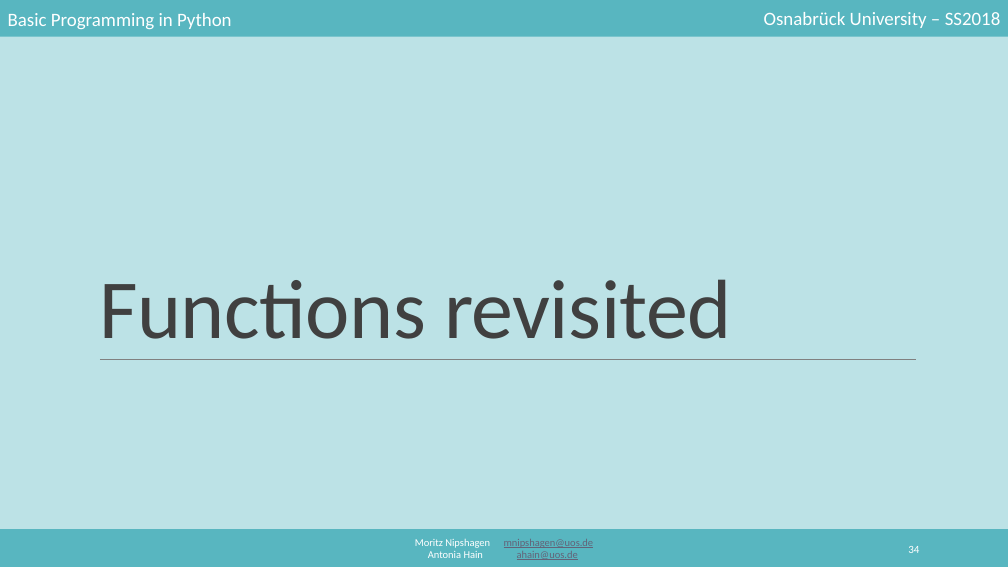
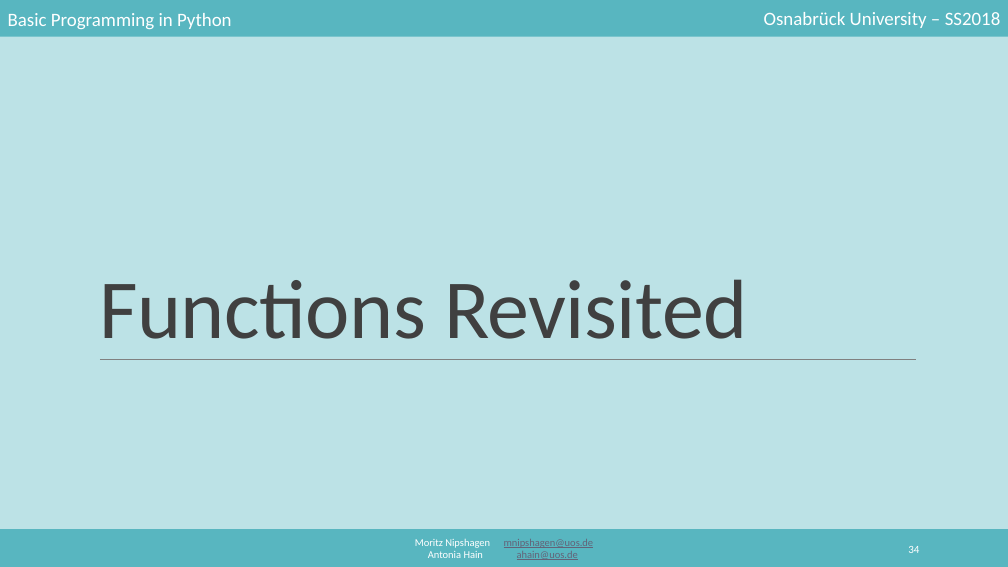
Before and after one commit to mnipshagen/monty, a slide deck: slide 34 of 2018/03/control_structures.pptx. Drawn at 1008x567 pixels with LibreOffice and Linux fonts; fonts in the diff are those of the drawing. Boxes give left, top, right and bottom in pixels: in the first picture for what was removed or moved away, otherwise in the second. Text is boxed around its words. In the diff, an @@ line names an element or a change of style, - is before the commit and + after.

```diff
--- a/2018/03/control_structures.pptx
+++ b/2018/03/control_structures.pptx
@@ title at (99, 279, 748, 339): text changed @@
-Functions revisited
+Functions Revisited
```
Also in this commit, not shown: 18 other slides changed, 6 slides added, 5 other files.
